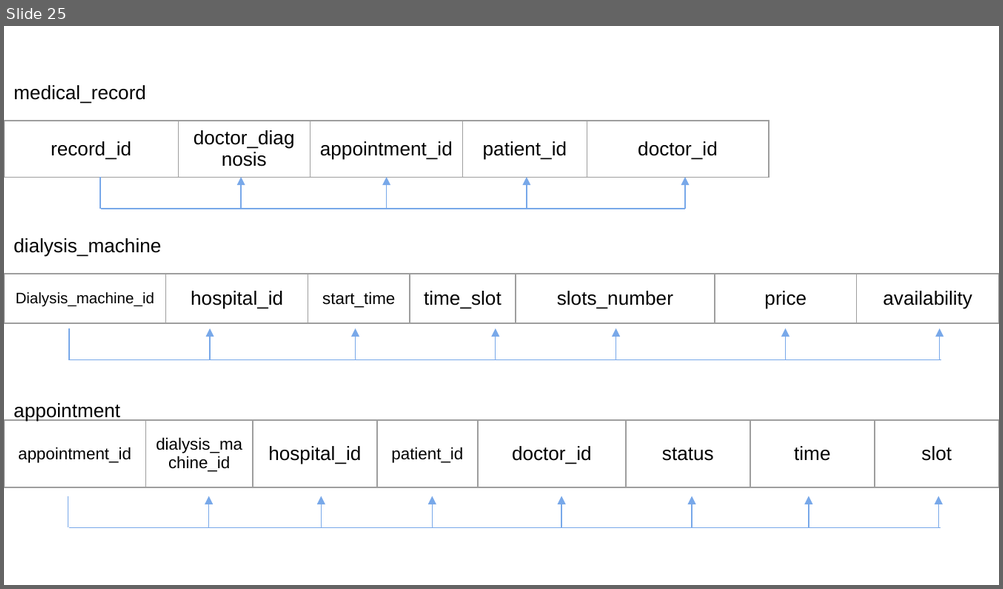
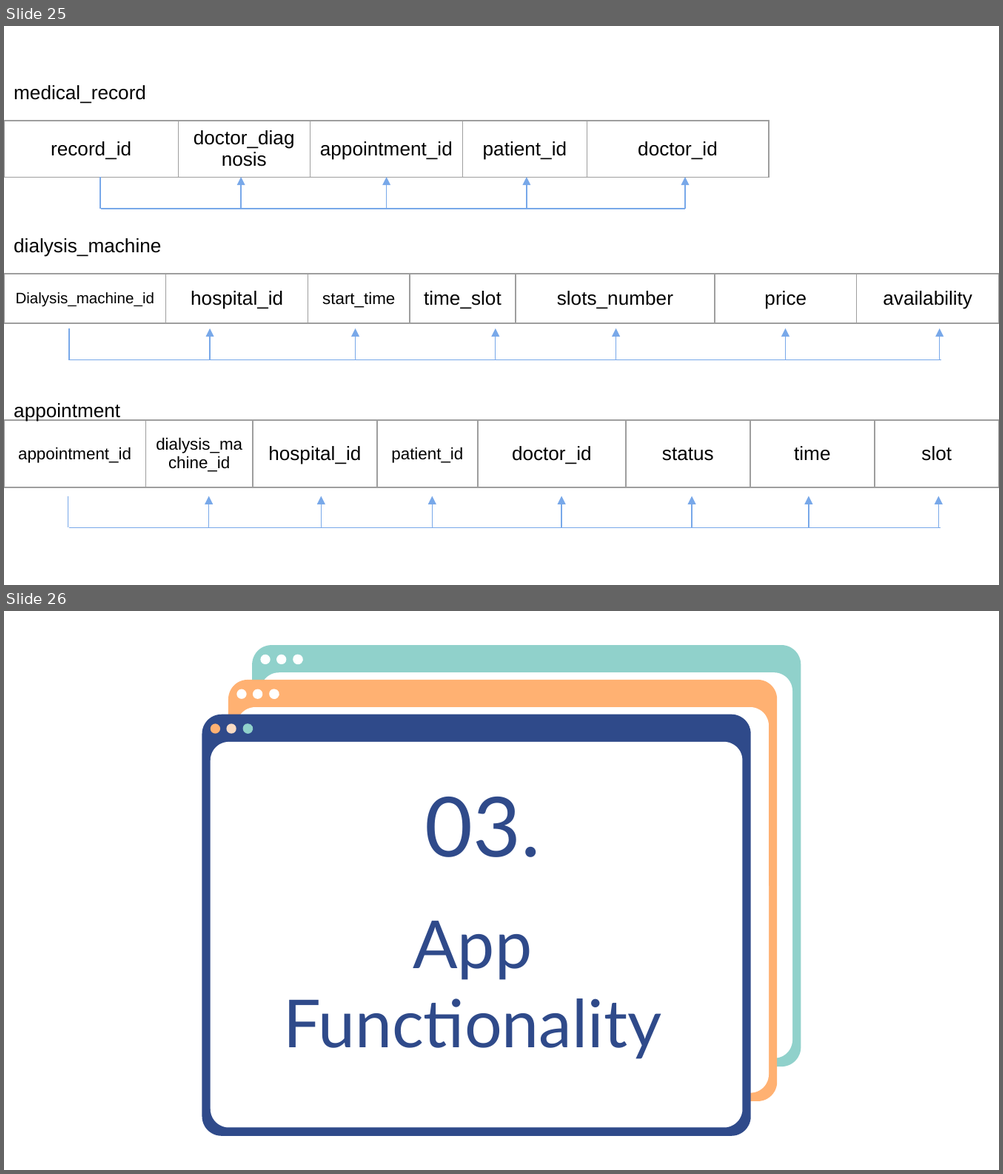
Before and after one commit to DoniaMetwalli/Hospital-System, a slide deck: PresentationV2.pptx. Shown one above the other, each under a label of ours: slide 25 before the commit, slides 25 and 26 after it. The pictures are 1003x589 and 1003x1174 pixels, drawn with LibreOffice and Linux fonts; fonts in the diff are those of the drawing. Boxes give left, top, right and bottom in pixels: in the first picture for what was removed or moved away, otherwise in the second. Text is boxed around its words. In the diff, an @@ line names an element or a change of style, - is before the commit and + after.

```diff
--- a/PresentationV2.pptx
+++ b/PresentationV2.pptx
@@ slide 26 added at (x1=4, y1=611, x2=999, y2=1170), background #FFFFFF @@
@@ group added at (x1=202, y1=645, x2=801, y2=1136): 9 freeform shapes, 6 rounded rectangles @@
@@ text added at (x1=424, y1=797, x2=540, y2=857), 60 pt, text #2F4A8A @@
+03.
@@ title added at (x1=283, y1=921, x2=661, y2=1059), 48 pt, text #2F4A8A @@
+App Functionality
```
Also in this commit, not shown: 8 slides changed, 11 other slides added.
